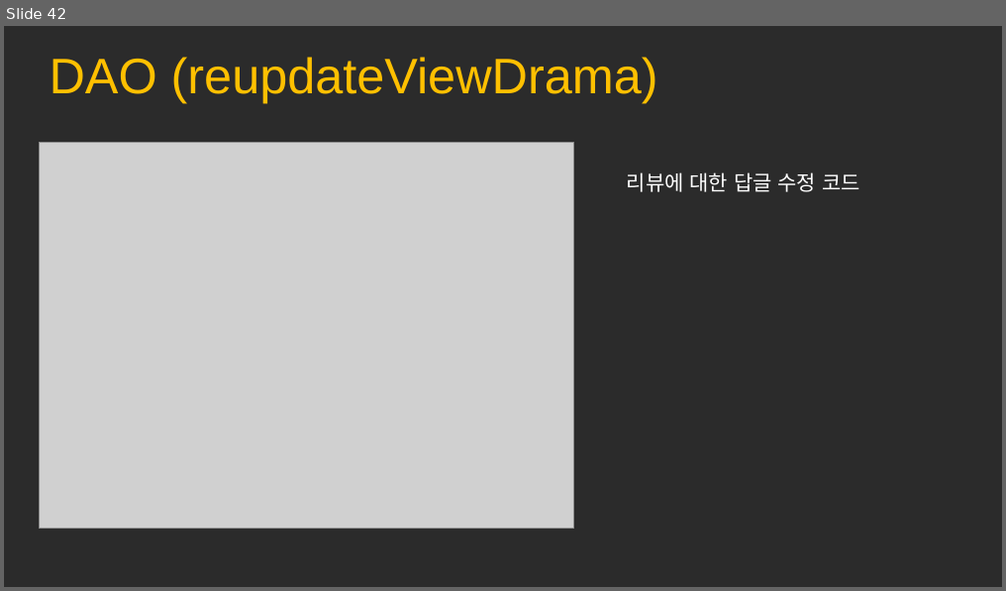
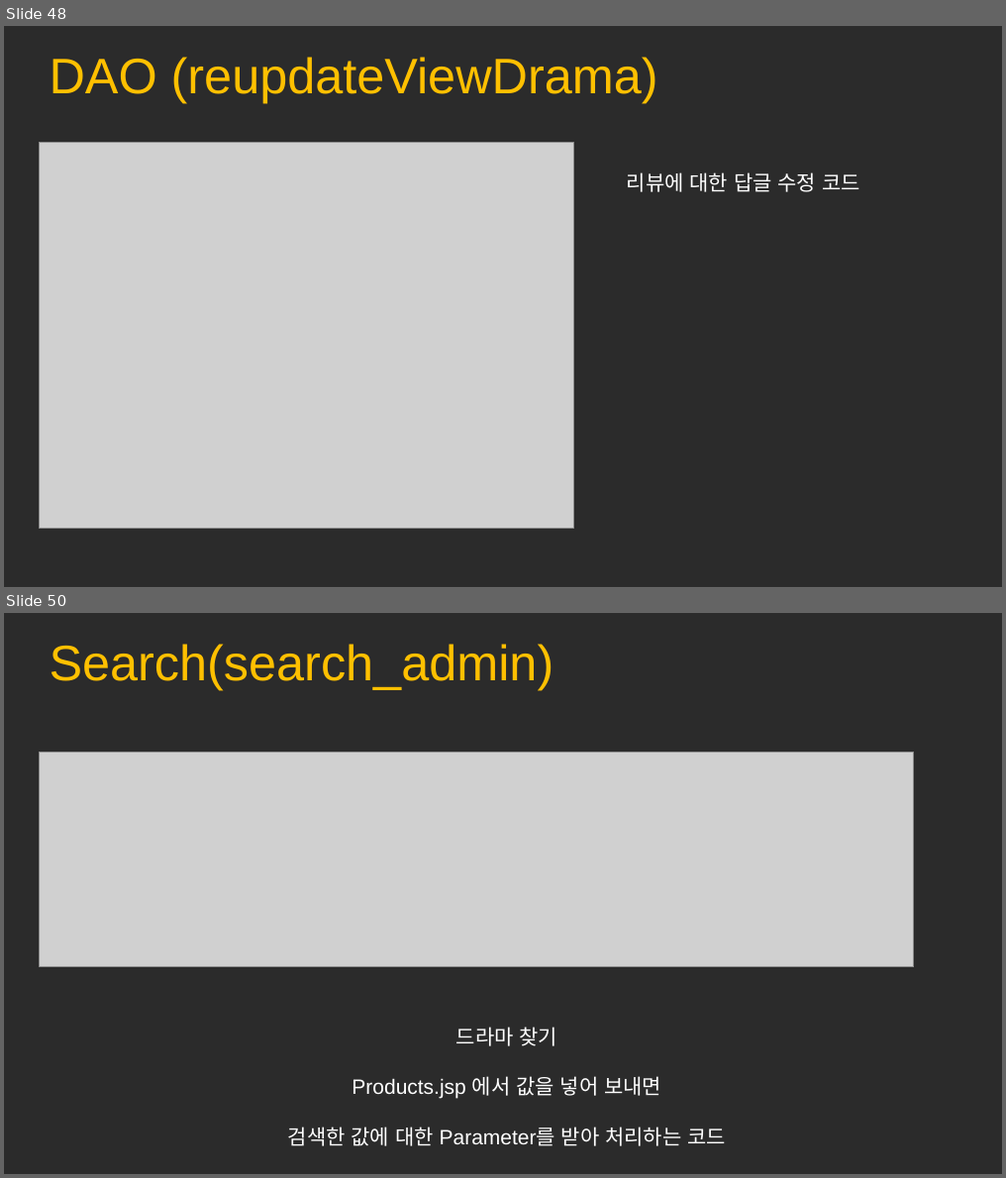
Before and after one commit to mina0502/portfolio, a slide deck: Drama/ppt/JSP.pptx. Shown one above the other, each under a label of ours: slide 42 before the commit, slides 48 and 50 after it; the slides between them are not shown. The pictures are 1006x591 and 1006x1178 pixels, drawn with LibreOffice and Linux fonts; fonts in the diff are those of the drawing; grey boxes stand for pictures; background and template pictures are left out; a plain dark background stands for a picture behind light text. Boxes give left, top, right and bottom in pixels: in the first picture for what was removed or moved away, otherwise in the second. Text is boxed around its words. In the diff, an @@ line names an element or a change of style, - is before the commit and + after.

```diff
--- a/Drama/ppt/JSP.pptx
+++ b/Drama/ppt/JSP.pptx
@@ slide 50 added at (x1=4, y1=613, x2=1002, y2=1174), background picture (left out) @@
@@ text added at (x1=50, y1=644, x2=554, y2=690), 36 pt, text #FFC000 @@
+Search(search_admin)
@@ picture added at (x1=39, y1=753, x2=913, y2=968) @@
@@ text added at (x1=288, y1=1027, x2=726, y2=1147), 15 pt, text #FFFFFF @@
+드라마 찾기
+Products.jsp 에서 값을 넣어 보내면
+검색한 값에 대한 Parameter를 받아 처리하는 코드
@@ what was slide 42 is now slide 48 @@
```
Also in this commit, not shown: 1 slide changed, 8 other slides added, 1 slide removed.
